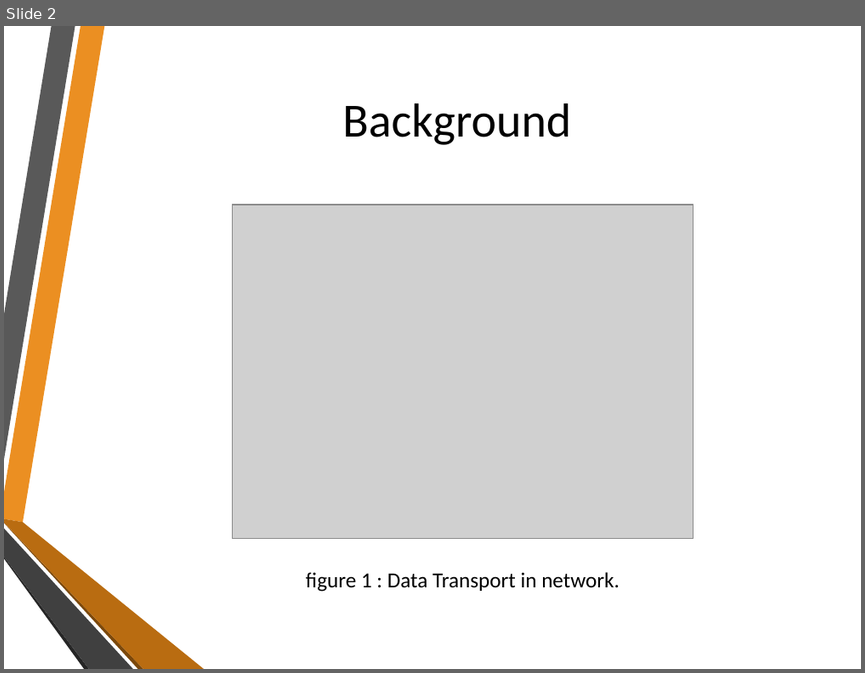
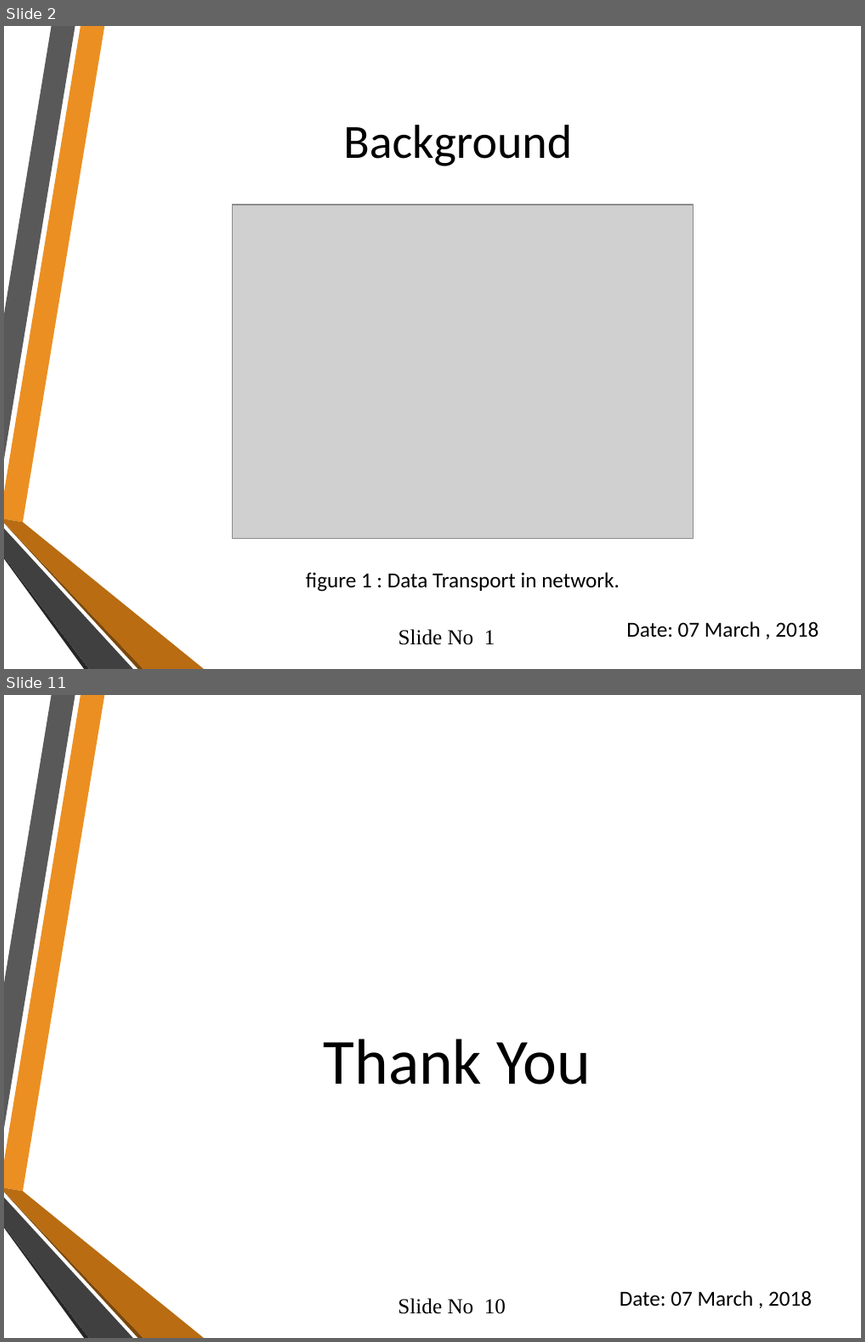
Before and after one commit to PritomKumar/SPLproject-1, a slide deck: Extracting Text File From Downloaded Packet File.pptx. Shown one above the other, each under a label of ours: slide 2 before the commit, slides 2 and 11 after it; the slides between them are not shown. The pictures are 865x673 and 865x1342 pixels, drawn with LibreOffice and Linux fonts; fonts in the diff are those of the drawing; grey boxes stand for pictures; background and template pictures are left out. Boxes give left, top, right and bottom in pixels: in the first picture for what was removed or moved away, otherwise in the second. Text is boxed around its words. In the diff, an @@ line names an element or a change of style, - is before the commit and + after.

```diff
--- a/Extracting Text File From Downloaded Packet File.pptx
+++ b/Extracting Text File From Downloaded Packet File.pptx
@@ slide 11 added at [4, 695, 861, 1338], background picture (left out); not listed: 6 template elements that a slide beside it also shows @@
@@ text added at [324, 1038, 590, 1084], 54 pt, text #000000 @@
+Thank You
@@ text added at [398, 1298, 506, 1314], 18 pt, text #000000 @@
+Slide No 10
@@ text added at [619, 1290, 812, 1306], 18 pt, text #000000 @@
+Date: 07 March , 2018
@@ slide 2 changed as well @@
@@ title "Background": place and size @@
-title "Background" at [342, 103, 571, 145]
+title "Background" at [343, 125, 572, 166]
@@ text added at [398, 629, 495, 645], 18 pt, text #000000 @@
+Slide No 1
@@ text added at [626, 621, 818, 636], 18 pt, text #000000 @@
+Date: 07 March , 2018
```
Also in this commit, not shown: 1 other slide changed, 7 other slides added, 4 slides removed, 5 other files.
